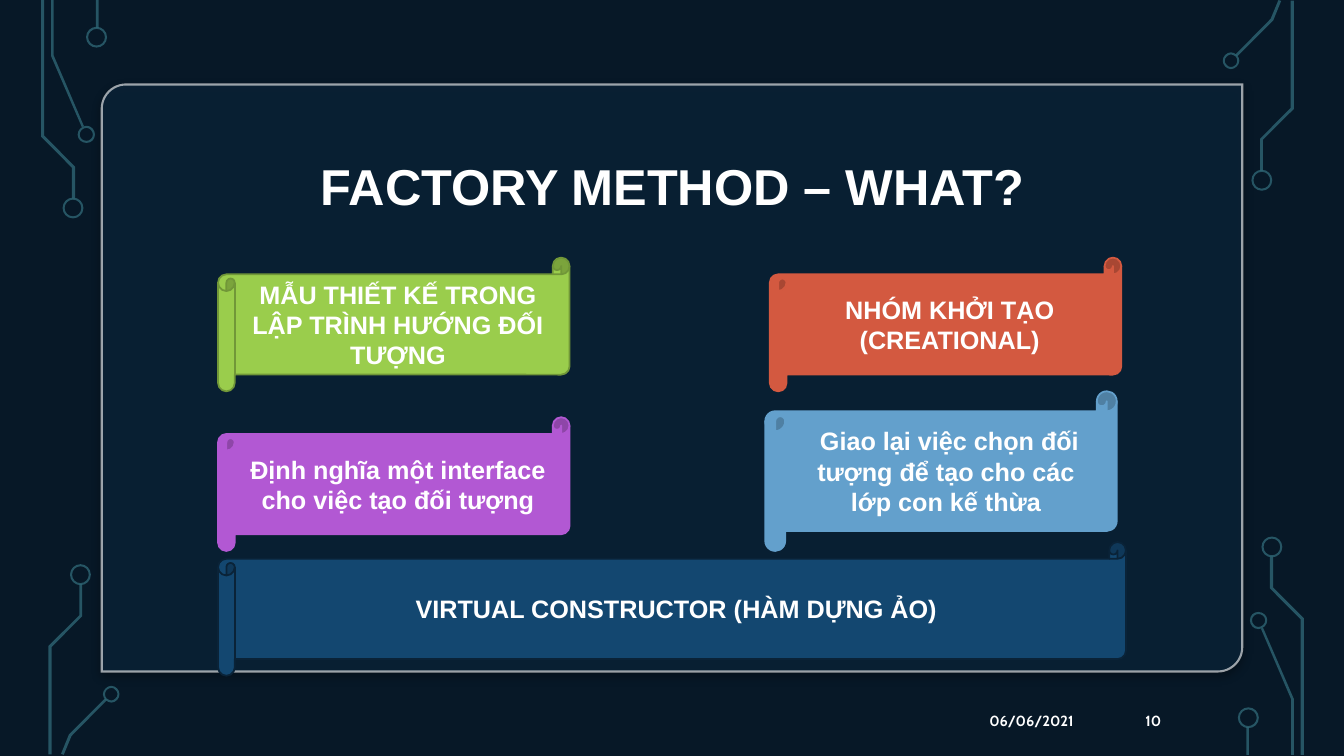
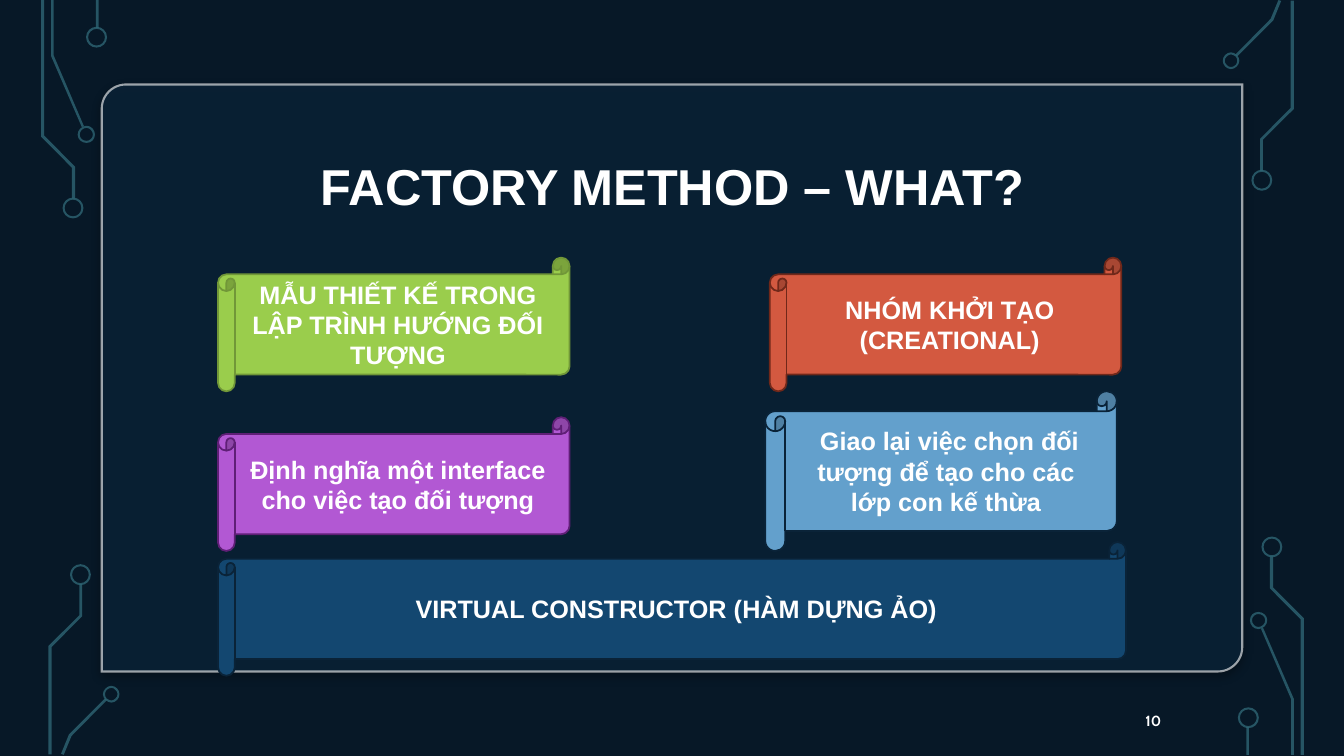
Before and after one commit to KhanhThinh/projects, a slide deck: slide 10 of docs/OOPForLife.pptx. Drawn at 1344x756 pixels with LibreOffice and Linux fonts; fonts in the diff are those of the drawing; background and template pictures are left out. Boxes give left, top, right and bottom in pixels: in the first picture for what was removed or moved away, otherwise in the second. Text is boxed around its words. In the diff, an @@ line names an element or a change of style, - is before the commit and + after.

```diff
--- a/docs/OOPForLife.pptx
+++ b/docs/OOPForLife.pptx
@@ horizontal scroll "NHÓM KHỞI TẠO (CREATIONAL)" at [770, 258, 1122, 392]: outline #D35940 1.25 pt to #70281A 1.25 pt @@
@@ horizontal scroll "Định nghĩa một interface cho ..." at [218, 417, 570, 552]: outline #B258D3 1.25 pt to #5F1F76 1.25 pt @@
@@ horizontal scroll "Giao lại việc chọn đối ..." at [765, 391, 1117, 551]: outline #63A0CC 1.25 pt to #092338 1.25 pt @@
@@ text removed at [989, 715, 1073, 728] @@
-06/06/2021
```
Also in this commit, not shown: 28 other slides changed, 12 other files.
